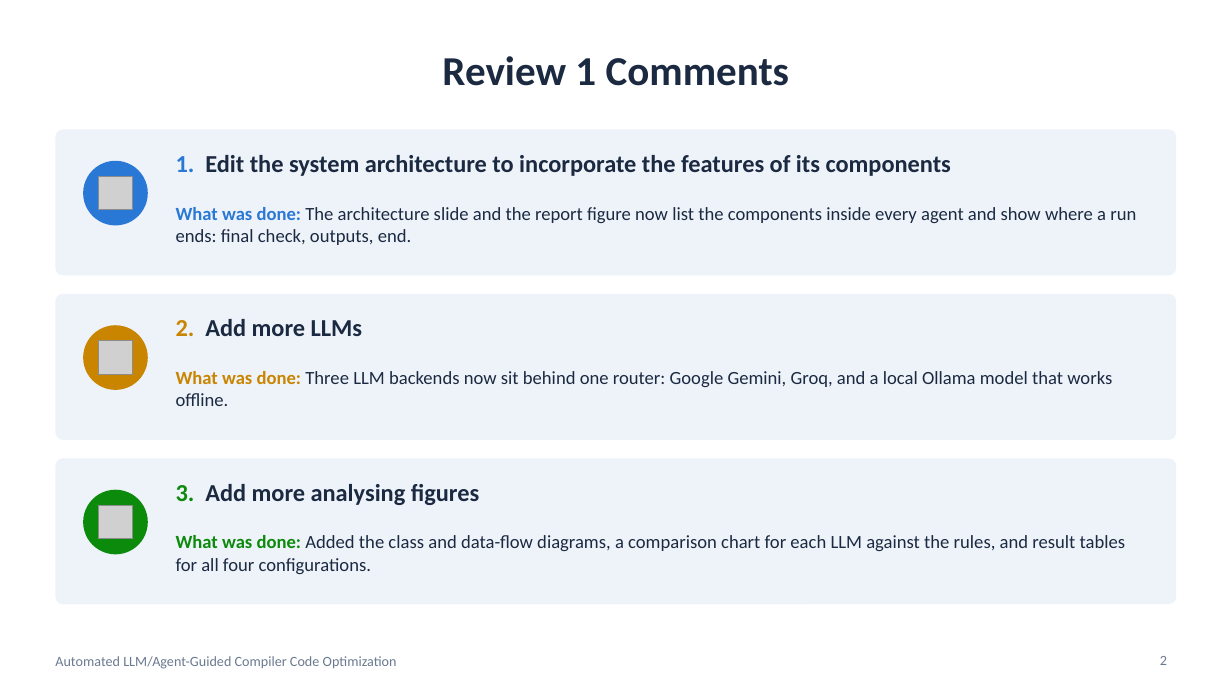
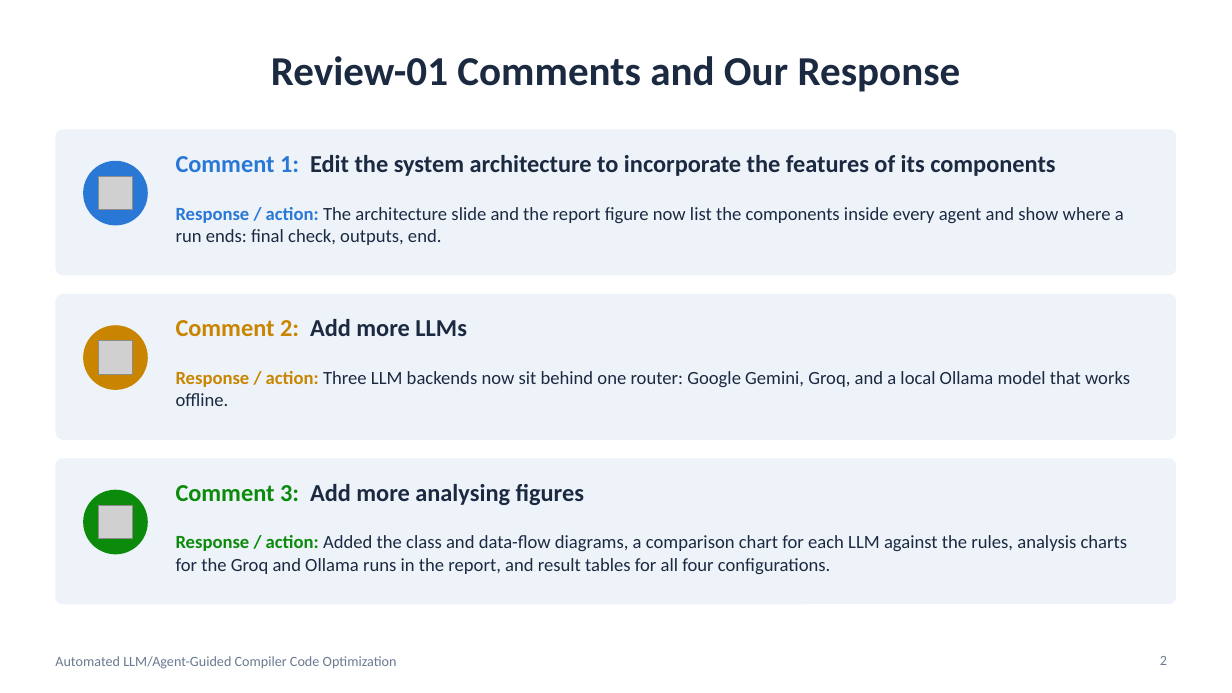
Before and after one commit to adarshhsharmaa-rgb/LLM-based-Compiler-Code-Optimization, a slide deck: slide 2 of project_ppt_24bce2972_review2.pptx. Drawn at 1232x693 pixels with LibreOffice and Linux fonts; fonts in the diff are those of the drawing; grey boxes stand for pictures. Boxes give left, top, right and bottom in pixels: in the first picture for what was removed or moved away, otherwise in the second. Text is boxed around its words. In the diff, an @@ line names an element or a change of style, - is before the commit and + after.

```diff
--- a/project_ppt_24bce2972_review2.pptx
+++ b/project_ppt_24bce2972_review2.pptx
@@ title at [271, 56, 961, 92]: text changed @@
-Review 1 Comments
+Review-01 Comments and Our Response
@@ text at [176, 155, 1055, 176]: text changed @@
-1. Edit the system architecture to incorporate the features of its components
+Comment 1: Edit the system architecture to incorporate the features of its components
@@ text at [176, 207, 1124, 245]: text changed @@
-What was done: The architecture slide and the report figure now list the components inside every agent and show where a run ends: final check, outputs, end.
+Response / action: The architecture slide and the report figure now list the components inside every agent and show where a run ends: final check, outputs, end.
@@ text at [176, 319, 467, 336]: text changed @@
-2. Add more LLMs
+Comment 2: Add more LLMs
@@ text at [176, 371, 1130, 406]: text changed @@
-What was done: Three LLM backends now sit behind one router: Google Gemini, Groq, and a local Ollama model that works offline.
+Response / action: Three LLM backends now sit behind one router: Google Gemini, Groq, and a local Ollama model that works offline.
@@ text at [176, 484, 584, 505]: text changed @@
-3. Add more analysing figures
+Comment 3: Add more analysing figures
@@ text at [176, 535, 1128, 574]: text changed @@
-What was done: Added the class and data-flow diagrams, a comparison chart for each LLM against the rules, and result tables for all four configurations.
+Response / action: Added the class and data-flow diagrams, a comparison chart for each LLM against the rules, analysis charts for the Groq and Ollama runs in the report, and result tables for all four configurations.
```
Also in this commit, not shown: 11 other files.
